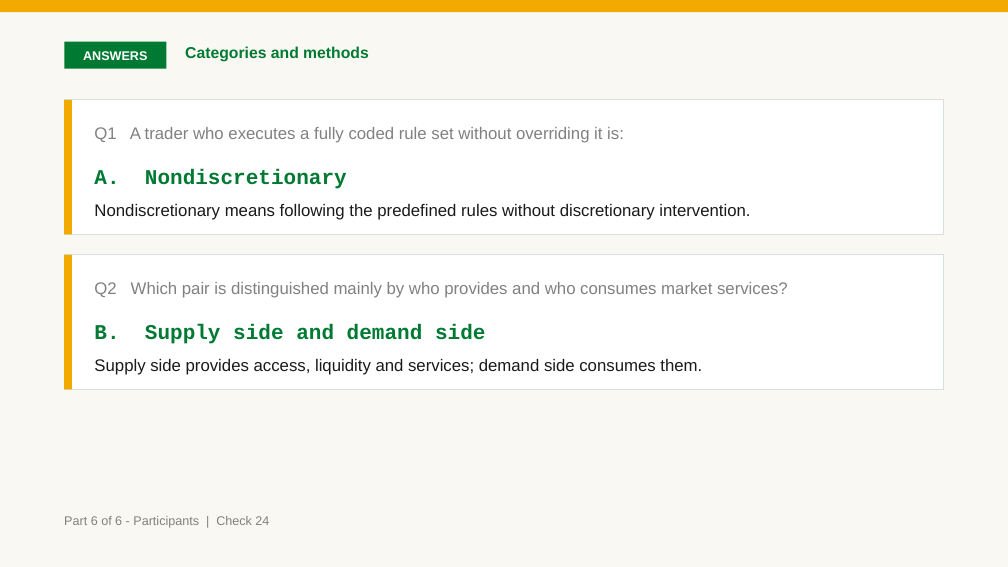
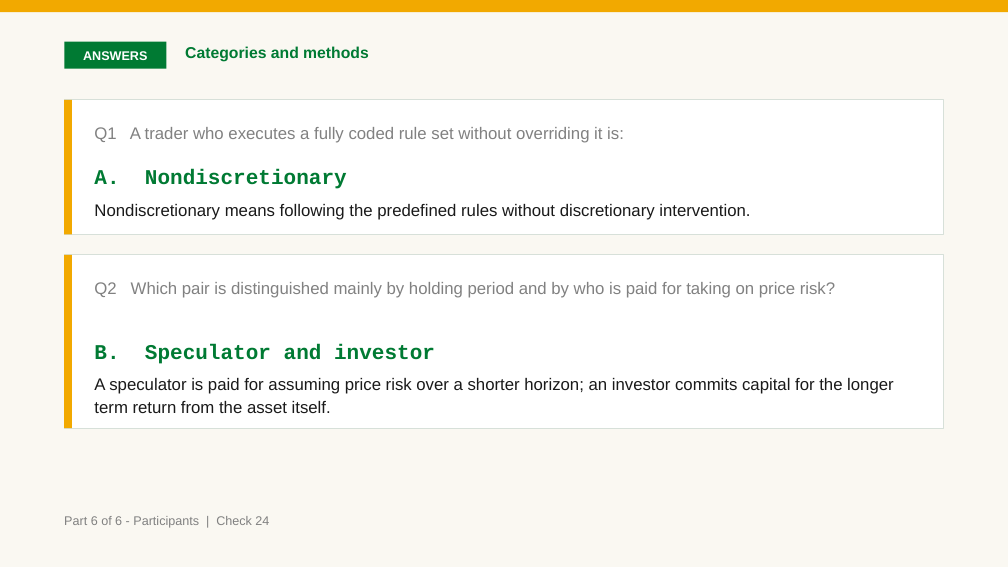
Before and after one commit to benjiesotelo-sudo/Telos_FIN1209, a slide deck: slide 195 of chapter-01/FIN1209-Chapter-01.pptx. Drawn at 1008x567 pixels with LibreOffice and Linux fonts; fonts in the diff are those of the drawing. Boxes give left, top, right and bottom in pixels: in the first picture for what was removed or moved away, otherwise in the second. Text is boxed around its words. In the diff, an @@ line names an element or a change of style, - is before the commit and + after.

```diff
--- a/chapter-01/FIN1209-Chapter-01.pptx
+++ b/chapter-01/FIN1209-Chapter-01.pptx
@@ rectangle: place and size @@
-rectangle at [64, 255, 944, 389]
+rectangle at [64, 255, 944, 428]
@@ rectangle: place and size @@
-rectangle at [64, 255, 72, 389]
+rectangle at [64, 255, 72, 428]
@@ text at [94, 282, 835, 298]: text changed @@
-Q2 Which pair is distinguished mainly by who provides and who consumes market services?
+Q2 Which pair is distinguished mainly by holding period and by who is paid for taking on price risk?
@@ text at [94, 344, 894, 413]: text changed @@
-B. Supply side and demand side
-Supply side provides access, liquidity and services; demand side consumes them.
+B. Speculator and investor
+A speculator is paid for assuming price risk over a shorter horizon; an investor commits capital for the longer term return from the asset itself.
```
Also in this commit, not shown: 8 other slides changed, 5 other files.
